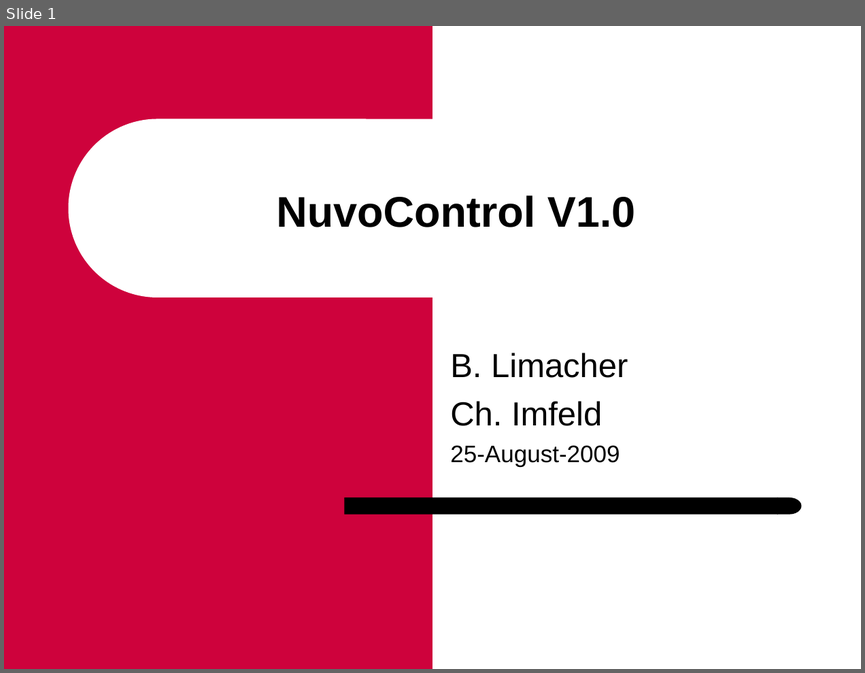
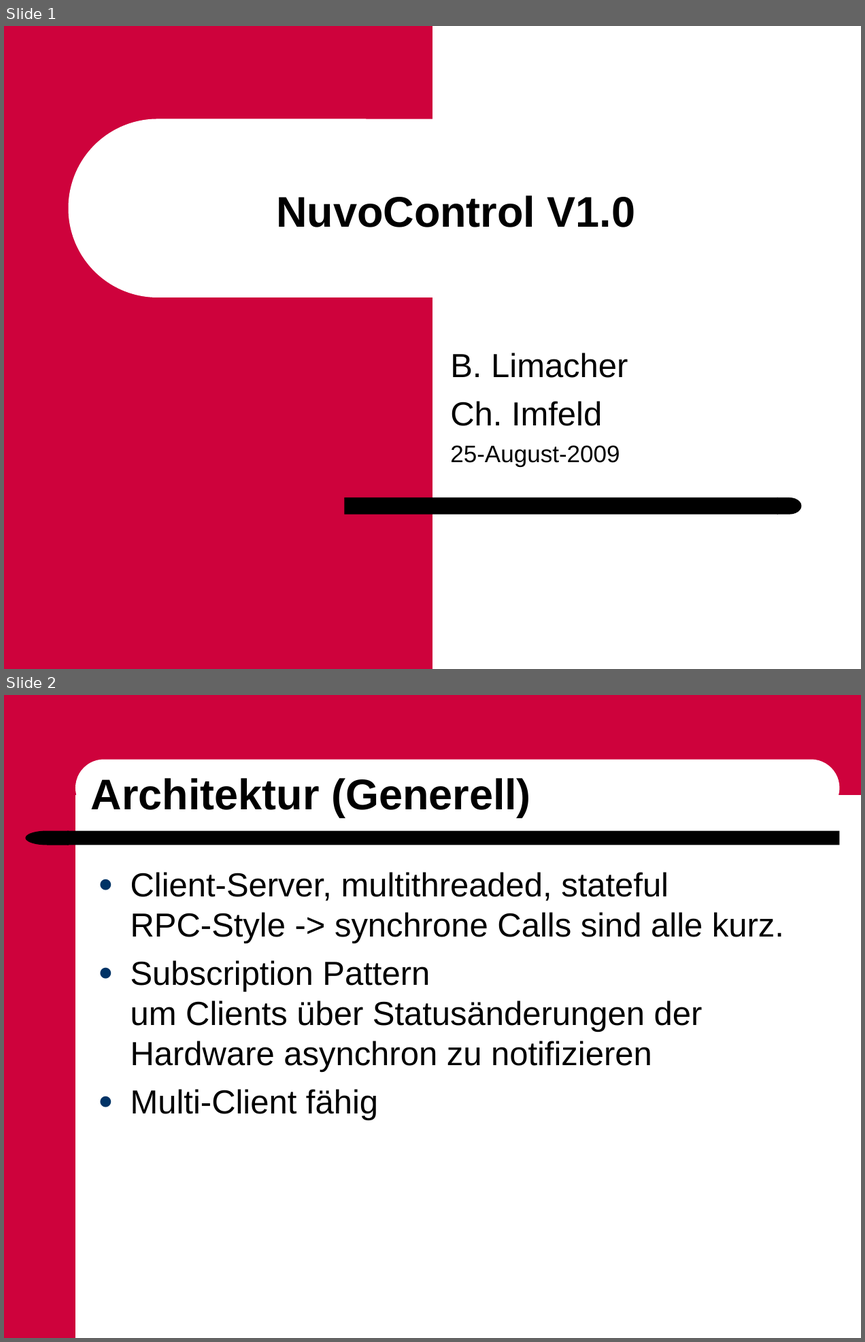
Before and after one commit to ImfeldC/NuvoControl, a slide deck: UserDocumentation/NuvoContro_7100_ProjektPräsentation.ppt. Shown one above the other, each under a label of ours: slide 1 before the commit, slides 1 and 2 after it. The pictures are 865x673 and 865x1342 pixels, drawn with LibreOffice and Linux fonts; fonts in the diff are those of the drawing; background and template pictures are left out. Boxes give left, top, right and bottom in pixels: in the first picture for what was removed or moved away, otherwise in the second. Text is boxed around its words. In the diff, an @@ line names an element or a change of style, - is before the commit and + after.

```diff
--- a/UserDocumentation/NuvoContro_7100_ProjektPräsentation.ppt
+++ b/UserDocumentation/NuvoContro_7100_ProjektPräsentation.ppt
@@ slide 2 added at box(4, 695, 861, 1338), background #FFFFFF @@
@@ rectangle added at box(4, 695, 75, 1338), fill #CE023C @@
@@ rectangle added at box(68, 695, 861, 795), fill #CE023C @@
@@ rounded rectangle added at box(75, 759, 839, 817), fill #FFFFFF @@
@@ title added at box(91, 778, 531, 817), 36 pt, text #000000, bold @@
+Architektur (Generell)
@@ flow chart delay added at box(26, 830, 69, 845), fill #000000 @@
@@ rounded rectangle added at box(67, 830, 839, 845), fill #000000 @@
@@ text added at box(130, 872, 784, 1120), 28 pt, text #000000 @@
+● Client-Server, multithreaded, stateful
+  RPC-Style -> synchrone Calls sind alle kurz.
+● Subscription Pattern
+  um Clients über Statusänderungen der Hardware asynchron zu notifizieren
+● Multi-Client fähig
```
Also in this commit, not shown: 5 other slides added, 1 slide removed.
